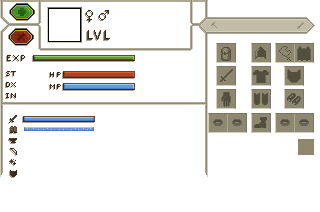
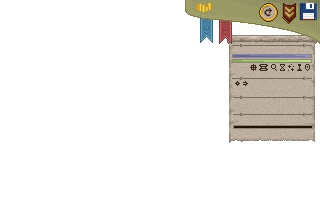
Comparing the layer stacks of the two 320px x 212px images. Changes:
hid group "Info" (61 layers) over [0, 0, 316, 178]
hid group "UnitInfo" (28 layers) over [0, 0, 315, 178]
showed group "TopPanel" (26 layers) over [185, 0, 320, 147]
